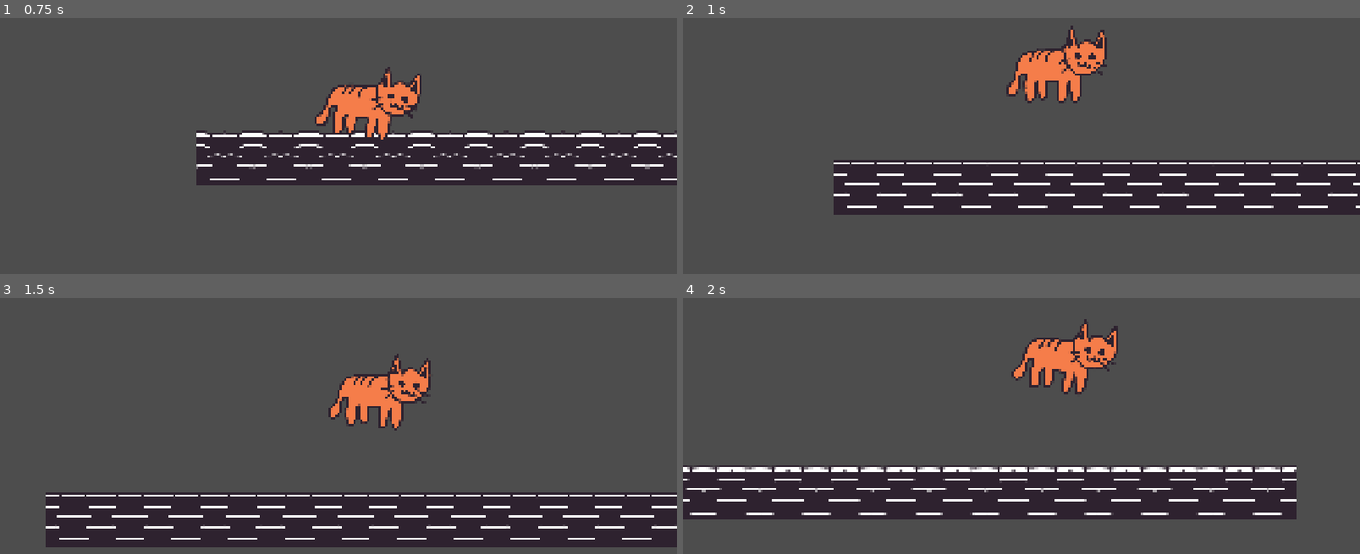
Above: before the commit, frames 1-4 (two rows, left to right).
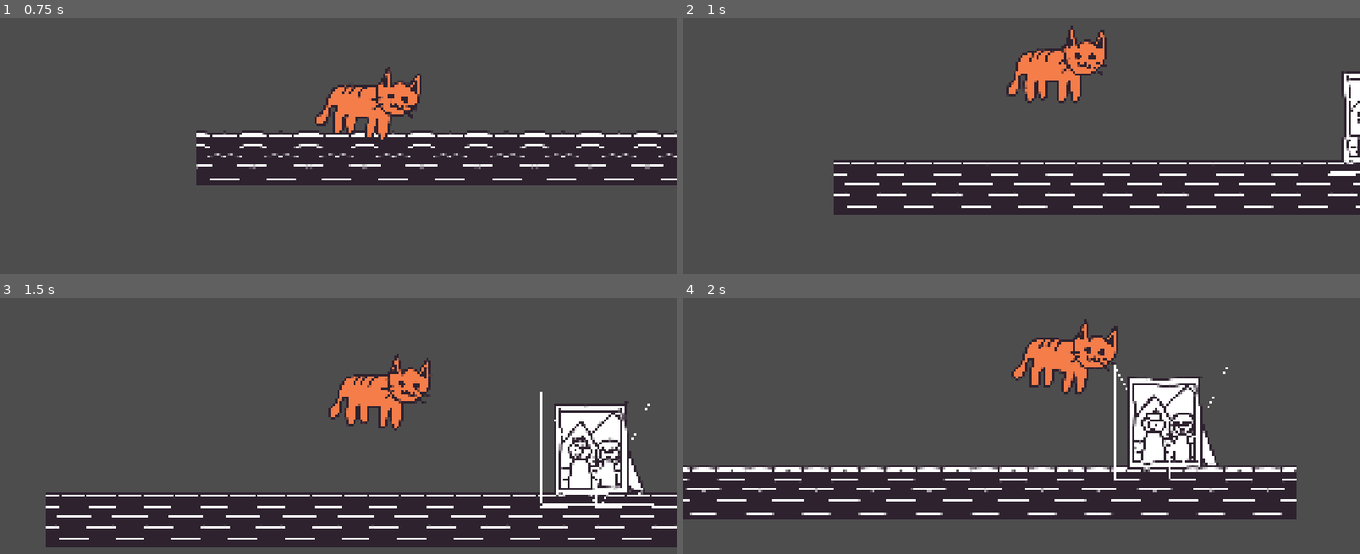
Above: after the commit, the same moments.

Repository: ze-sempre/cat-mess_game
Game: Godot game, scene res://levels/shelf_level.tscn
The game is run twice, just before and just after one commit, with the same random seed, the same clock (stepped at 60 frames per second) and the same inputs.
Inputs (mouse positions are in pixels of both pictures, inside the frame that each line leads up to):
- Up to frame 1 (0.75 s): move the mouse to (outside the picture) at 0.52 s; press the mouse at (outside the picture) at 0.53 s; hold D (right) from 0.53 s (still down)
- Up to frame 2 (1 s): keep holding D (right); tap Space (jump) at 0.77 s
- Up to frame 3 (1.5 s): keep holding D (right); move the mouse to (203, 336) at 1.27 s; release the mouse at (203, 336) at 1.28 s; click (203, 336) at 1.35 s
- Up to frame 4 (2 s): keep holding D (right); tap Space (jump) at 1.52 s

Frame 1 is identical in both runs. In frame 2, 1.0% of the frame differs, in the area x 95-100%, y 20-61%; in frame 3, 4.4%, in the area x 79-97%, y 36-82%; in frame 4, 4.3%.

Commit message:
added test object and destroyed state

Diff:
--- /dev/null
+++ b/destroyable_objects/destroyable_object_class.gd
@@ -0,0 +1,13 @@
+extends Node2D
+class_name DestroyableObjectClass
+
+@export var collision_area: Area2D
+@export var shard_emitter: ShardEmitter
+
+func _ready() -> void:
+	collision_area.area_entered.connect(on_collision_area_entered)
+
+
+func on_collision_area_entered(area: Area2D):
+	shard_emitter.shatter()
+	#queue_free()
--- /dev/null
+++ b/destroyable_objects/shard.tscn
@@ -0,0 +1,13 @@
+[gd_scene load_steps=2 format=3 uid="uid://qnj0v8yknot3"]
+
+[sub_resource type="PhysicsMaterial" id="PhysicsMaterial_vnmwl"]
+
+[node name="shard" type="RigidBody2D"]
+collision_layer = 4
+physics_material_override = SubResource("PhysicsMaterial_vnmwl")
+sleeping = true
+
+[node name="Polygon2D" type="Polygon2D" parent="."]
+
+[node name="CollisionPolygon2D" type="CollisionPolygon2D" parent="."]
+disabled = true
--- /dev/null
+++ b/destroyable_objects/shard_emitter.gd
@@ -0,0 +1,101 @@
+extends Node2D
+class_name ShardEmitter
+
+const SHARD = preload("res://destroyable_objects/shard.tscn")
+
+@export_range(0, 200) var nbr_of_shards: int = 20 #sets the number of break points
+@export var threshhold: float = 10.0 #prevents slim triangles being created at the sprite edges
+@export var min_impulse: float = 50.0 #impuls of the shards upon breaking
+@export var max_impulse: float = 200.0
+@export var lifetime: float = 5.0 #lifetime of the shards
+@export var display_triangles = false #debugging: display sprite triangulation
+
+
+@onready var delete_timer: Timer = $delete_timer
+
+var triangles = []
+var shards = []
+
+func _ready() -> void:
+	delete_timer.timeout.connect(on_delete_timer_timeout)
+
+	if get_parent() is Sprite2D:
+		var _rect = get_parent().get_rect()
+		var points = []
+		#add outer frame points
+		points.append(_rect.position)
+		points.append(_rect.position + Vector2(_rect.size.x, 0))
+		points.append(_rect.position + Vector2(0, _rect.size.y))
+		points.append(_rect.end)
+
+		#add random break points
+		for i in nbr_of_shards:
+			var p = _rect.position + Vector2(randi_range(0, _rect.size.x), randi_range(0, _rect.size.y))
+			#move outer points onto rectangle edges
+			if p.x < _rect.position.x + threshhold:
+				p.x = _rect.position.x
+			elif p.x > _rect.end.x - threshhold:
+				p.x = _rect.end.x
+			if p.y < _rect.position.y + threshhold:
+				p.y = _rect.position.y
+			elif p.y > _rect.position.y - threshhold:
+				p.y = _rect.end.y
+			points.append(p)
+
+		#calculate triangles
+		var delaunay = Geometry2D.triangulate_delaunay(points)
+		for i in range(0, delaunay.size(), 3):
+			triangles.append([points[delaunay[i + 2]], points[delaunay[i + 1]], points[delaunay[i]]])
+
+		#create RigidBody2D shards
+		var texture = get_parent().texture
+		for t in triangles:
+			var center = Vector2((t[0].x + t[1].x + t[2].x)/3.0,(t[0].y + t[1].y + t[2].y)/3.0)
+
+			var shard = SHARD.instantiate()
+			shard.position = center
+			shard.hide()
+			shards.append(shard)
+
+			#setup polygons & collision shapes
+			shard.get_node("Polygon2D").texture = texture
+			shard.get_node("Polygon2D").polygon = t
+			shard.get_node("Polygon2D").position = -center
+			shard.get_node("Polygon2D").texture_offset = texture.get_size()/2
+			shard.gravity_scale = 0
+			#shrink polygon so that the collision shapes don't overlapp
+			var shrunk_triangles = Geometry2D.offset_polygon(t, -2)
+			if shrunk_triangles.size() > 0:
+				shard.get_node("CollisionPolygon2D").polygon = shrunk_triangles[0]
+			else:
+				shard.get_node("CollisionPolygon2D").polygon = t
+			shard.get_node("CollisionPolygon2D").position = -center
+
+		queue_redraw()
+		call_deferred("add_shards")
+
+func add_shards() -> void:
+	for s in shards:
+		get_parent().add_child(s)
+
+func shatter() -> void:
+	randomize()
+	get_parent().self_modulate.a = 0
+	for s in shards:
+		s.gravity_scale = 1
+		var direction = Vector2.UP.rotated(randf_range(0, 2*PI))
+		var impulse = randf_range(min_impulse, max_impulse)
+		s.apply_central_impulse(direction * impulse)
+		s.get_node("CollisionPolygon2D").set_deferred("disabled" ,false)
+		s.show()
+	delete_timer.start(lifetime)
+
+func on_delete_timer_timeout():
+	get_parent().queue_free()
+
+func _draw() -> void:
+	if display_triangles:
+		for i in triangles:
+			draw_line(i[0], i[1], Color.WHITE, 1)
+			draw_line(i[1], i[2], Color.WHITE, 1)
+			draw_line(i[2], i[0], Color.WHITE, 1)
--- /dev/null
+++ b/destroyable_objects/shard_emitter.tscn
@@ -0,0 +1,13 @@
+[gd_scene load_steps=2 format=3 uid="uid://l7h2f6nxoenf"]
+
+[ext_resource type="Script" uid="uid://dku7wa5j08g5e" path="res://destroyable_objects/shard_emitter.gd" id="1_l82s0"]
+
+[node name="shard_emitter" type="Node2D"]
+script = ExtResource("1_l82s0")
+nbr_of_shards = 10
+threshhold = 150.0
+min_impulse = 400.0
+max_impulse = 800.0
+display_triangles = true
+
+[node name="delete_timer" type="Timer" parent="."]
--- /dev/null
+++ b/destroyable_objects/shelf/picture_frame.tscn
@@ -0,0 +1,36 @@
+[gd_scene load_steps=6 format=3 uid="uid://6j4y0kfxlwaw"]
+
+[ext_resource type="Texture2D" uid="uid://dwwnx0yio6aku" path="res://assets/picture_frame.png" id="1_3hk7e"]
+[ext_resource type="Script" uid="uid://c0o2ewh0h7tb2" path="res://destroyable_objects/destroyable_object_class.gd" id="1_cj3pw"]
+[ext_resource type="PackedScene" uid="uid://l7h2f6nxoenf" path="res://destroyable_objects/shard_emitter.tscn" id="3_m5nyy"]
+
+[sub_resource type="RectangleShape2D" id="RectangleShape2D_3hk7e"]
+size = Vector2(237, 290)
+
+[sub_resource type="RectangleShape2D" id="RectangleShape2D_cj3pw"]
+size = Vector2(46.337265, 158.64906)
+
+[node name="picture_frame" type="Node2D" node_paths=PackedStringArray("collision_area", "shard_emitter")]
+script = ExtResource("1_cj3pw")
+collision_area = NodePath("collision_area")
+shard_emitter = NodePath("Sprite2D/shard_emitter")
+metadata/_custom_type_script = "uid://c0o2ewh0h7tb2"
+
+[node name="Sprite2D" type="Sprite2D" parent="."]
+texture = ExtResource("1_3hk7e")
+
+[node name="shard_emitter" parent="Sprite2D" instance=ExtResource("3_m5nyy")]
+
+[node name="collision_area" type="Area2D" parent="."]
+collision_layer = 4
+collision_mask = 2
+
+[node name="CollisionShape2D" type="CollisionShape2D" parent="collision_area"]
+position = Vector2(-22.5, 6)
+shape = SubResource("RectangleShape2D_3hk7e")
+
+[node name="CollisionShape2D2" type="CollisionShape2D" parent="collision_area"]
+position = Vector2(104.55413, 75.938065)
+rotation = -0.34906584
+scale = Vector2(0.9999997, 0.9999997)
+shape = SubResource("RectangleShape2D_cj3pw")
--- a/levels/shelf_level.tscn
+++ b/levels/shelf_level.tscn
@@ -1,7 +1,8 @@
-[gd_scene load_steps=5 format=4 uid="uid://bfsvbtani7byu"]
+[gd_scene load_steps=6 format=4 uid="uid://bfsvbtani7byu"]
 
 [ext_resource type="Texture2D" uid="uid://cvgfi0dqe1rni" path="res://assets/tilemap_test.png" id="1_or7ay"]
 [ext_resource type="PackedScene" uid="uid://b4tunvm18kpk2" path="res://player/cat.tscn" id="2_mwfpx"]
+[ext_resource type="PackedScene" uid="uid://6j4y0kfxlwaw" path="res://destroyable_objects/shelf/picture_frame.tscn" id="3_c3rbb"]
 
 [sub_resource type="TileSetAtlasSource" id="TileSetAtlasSource_mwfpx"]
 texture = ExtResource("1_or7ay")
@@ -22,3 +23,6 @@
 
 [node name="cat" parent="." instance=ExtResource("2_mwfpx")]
 position = Vector2(398, 1884)
+
+[node name="picture_frame" parent="." instance=ExtResource("3_c3rbb")]
+position = Vector2(1763, 1846)
--- a/player/cat.tscn
+++ b/player/cat.tscn
@@ -378,6 +378,8 @@
 position_smoothing_enabled = true
 
 [node name="attack_area" type="Area2D" parent="."]
+collision_layer = 2
+collision_mask = 4
 
 [node name="attack_collision" type="CollisionShape2D" parent="attack_area"]
 position = Vector2(268.5, -125.5)
--- a/project.godot
+++ b/project.godot
@@ -59,6 +59,12 @@
 ]
 }
 
+[layer_names]
+
+2d_physics/layer_1="world"
+2d_physics/layer_2="cat"
+2d_physics/layer_3="objects"
+
 [rendering]
 
 textures/canvas_textures/default_texture_filter=3
Binary file added: assets/picture_frame.png
Not shown, added: assets/picture_frame.png.import
Not shown, added: destroyable_objects/destroyable_object_class.gd.uid
Not shown, added: destroyable_objects/shard_emitter.gd.uid
Not shown, added: assets/picture_frame.kra
Not shown, added: assets/picture_frame.kra~
